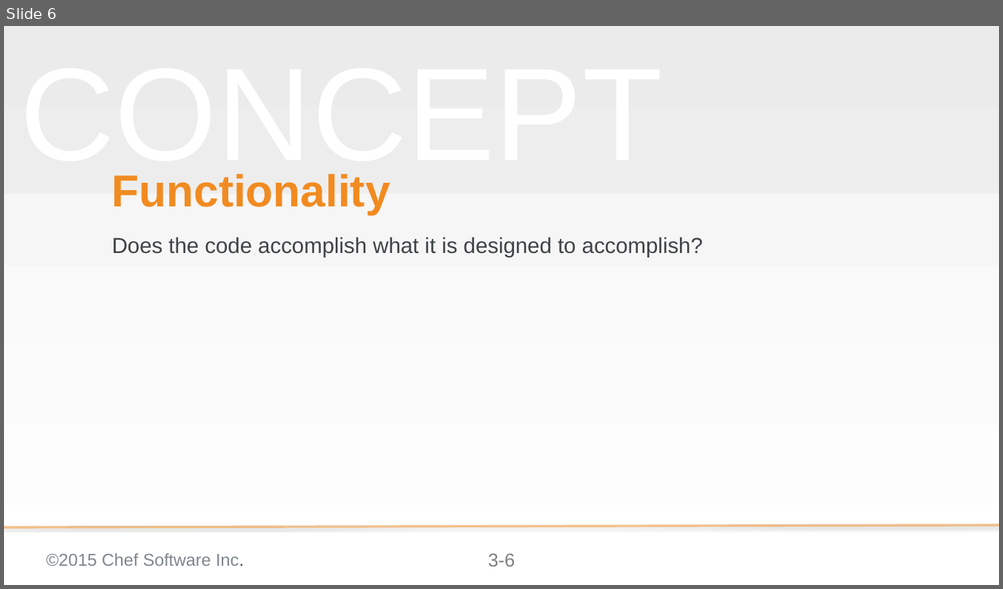
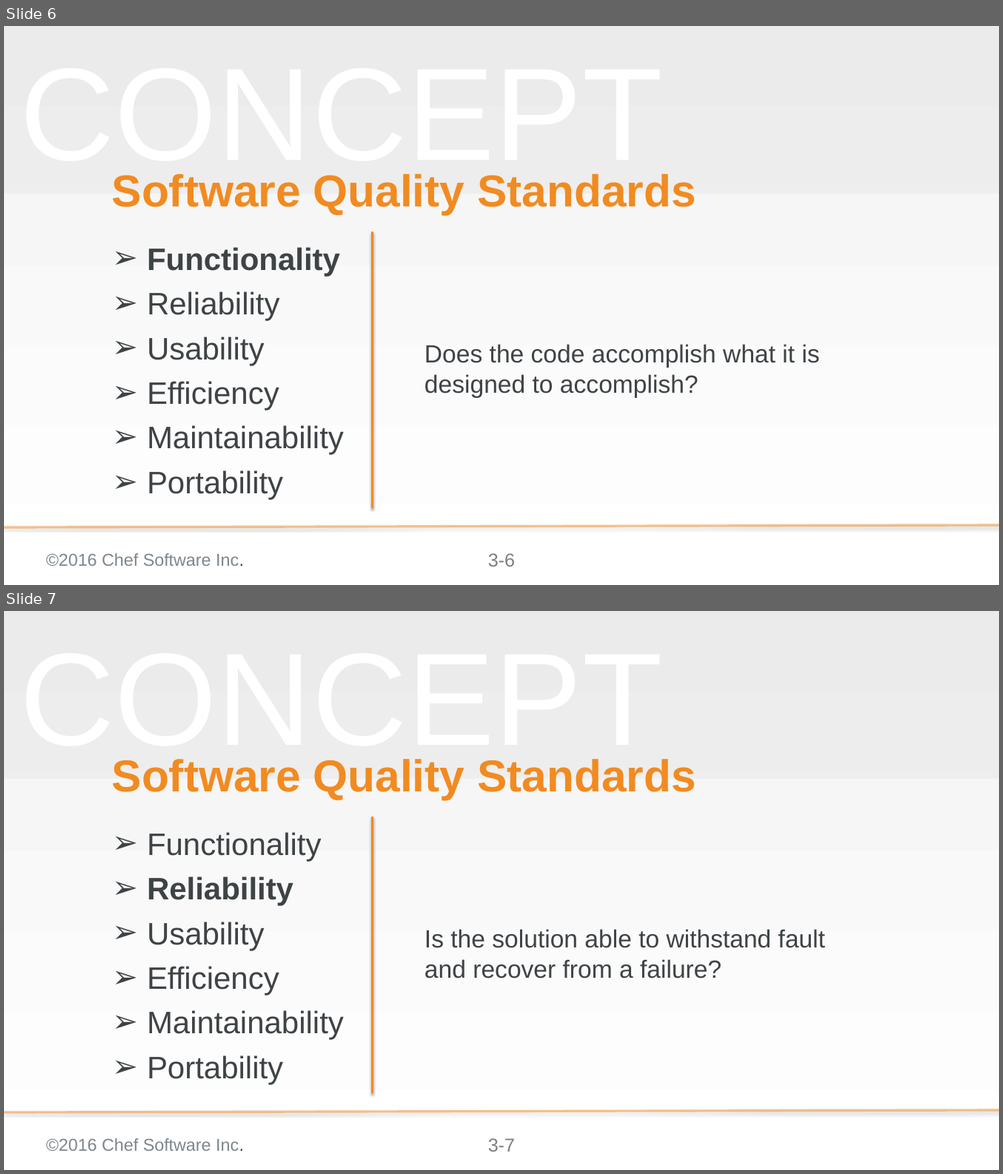
Before and after one commit to chef-training/extending_cookbooks, a slide deck: 03-why_use_custom_resources.pptx. Shown one above the other, each under a label of ours: slide 6 before the commit, slides 6 and 7 after it. The pictures are 1003x589 and 1003x1174 pixels, drawn with LibreOffice and Linux fonts; fonts in the diff are those of the drawing; background and template pictures are left out. Boxes give left, top, right and bottom in pixels: in the first picture for what was removed or moved away, otherwise in the second. Text is boxed around its words. In the diff, an @@ line names an element or a change of style, - is before the commit and + after.

```diff
--- a/03-why_use_custom_resources.pptx
+++ b/03-why_use_custom_resources.pptx
@@ slide 7 added at (x1=4, y1=611, x2=999, y2=1170), background gradient #F2F2F2 to #FFFFFF; not listed: 5 template elements that a slide beside it also shows @@
@@ title added at (x1=112, y1=759, x2=696, y2=800), 57.6 pt, text #F18B21, bold @@
+Software Quality Standards
@@ subtitle added at (x1=147, y1=832, x2=344, y2=1085), 40 pt, text #3E4346 @@
+➢ Functionality
+➢ Reliability
+➢ Usability
+➢ Efficiency
+➢ Maintainability
+➢ Portability
@@ line added from (372, 817) to (372, 1093), #F18B21 3 pt @@
@@ text added at (x1=424, y1=929, x2=825, y2=979), 32 pt, text #3E4346 @@
+Is the solution able to withstand fault and recover from a failure?
@@ slide 6 changed as well @@
@@ title at (x1=112, y1=174, x2=696, y2=215): text changed @@
-Functionality
+Software Quality Standards
@@ subtitle added at (x1=147, y1=247, x2=344, y2=500), 40 pt, text #3E4346 @@
+➢ Functionality
+➢ Reliability
+➢ Usability
+➢ Efficiency
+➢ Maintainability
+➢ Portability
@@ line added from (372, 232) to (372, 508), #F18B21 3 pt @@
@@ text "Does the code accomplish what ..." moved from (x1=112, y1=237, x2=703, y2=258) to (x1=424, y1=344, x2=819, y2=398) @@
@@ text "Does the code accomplish what ..." at (x1=424, y1=344, x2=819, y2=398): size 28 to 32 pt; vertical alignment top to middle @@
@@ text at (x1=46, y1=554, x2=244, y2=566): text changed @@
-©2015 Chef Software Inc.
+©2016 Chef Software Inc.
```
Also in this commit, not shown: 10 other slides changed, 9 other slides added, 7 slides removed.
